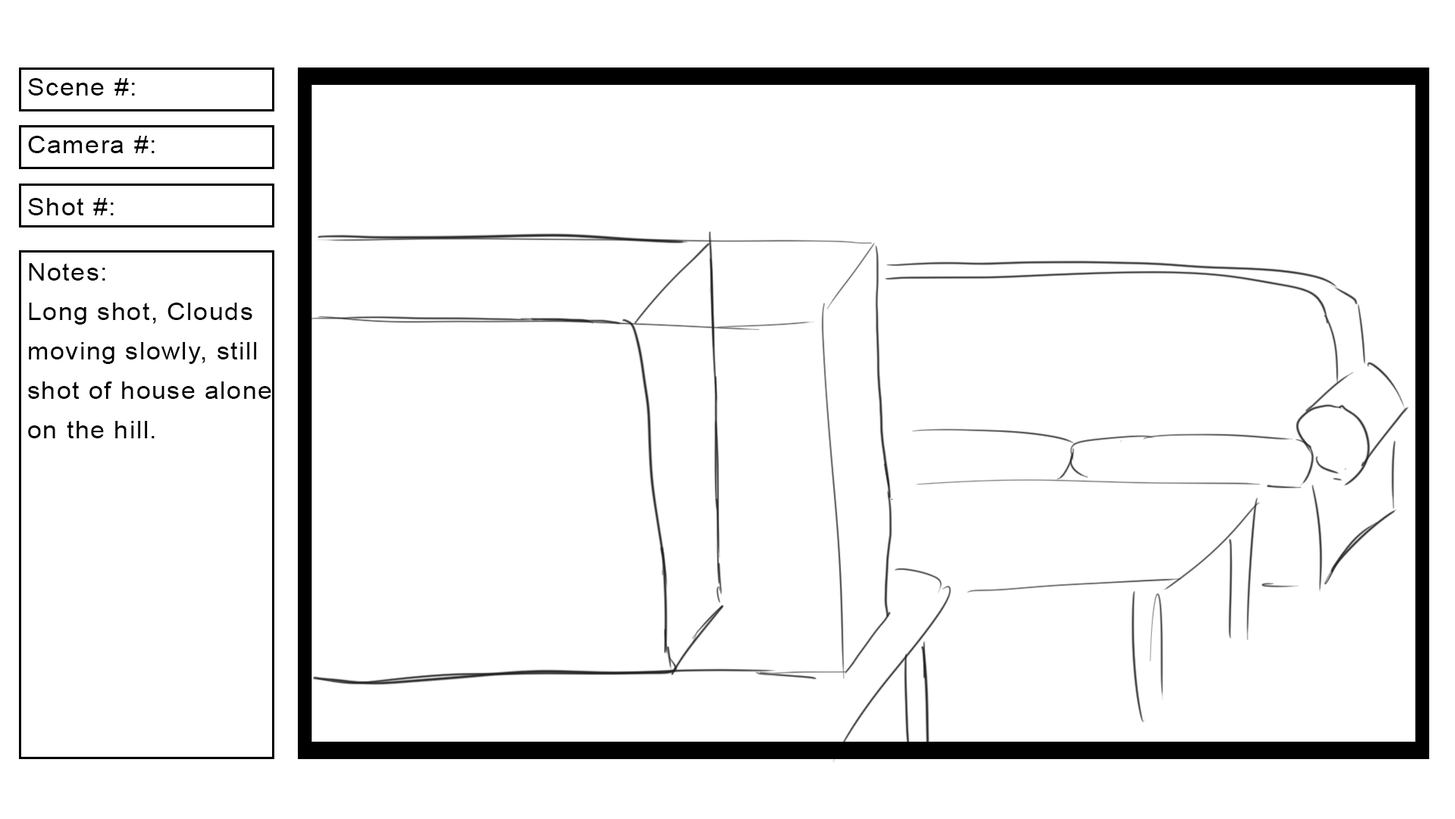
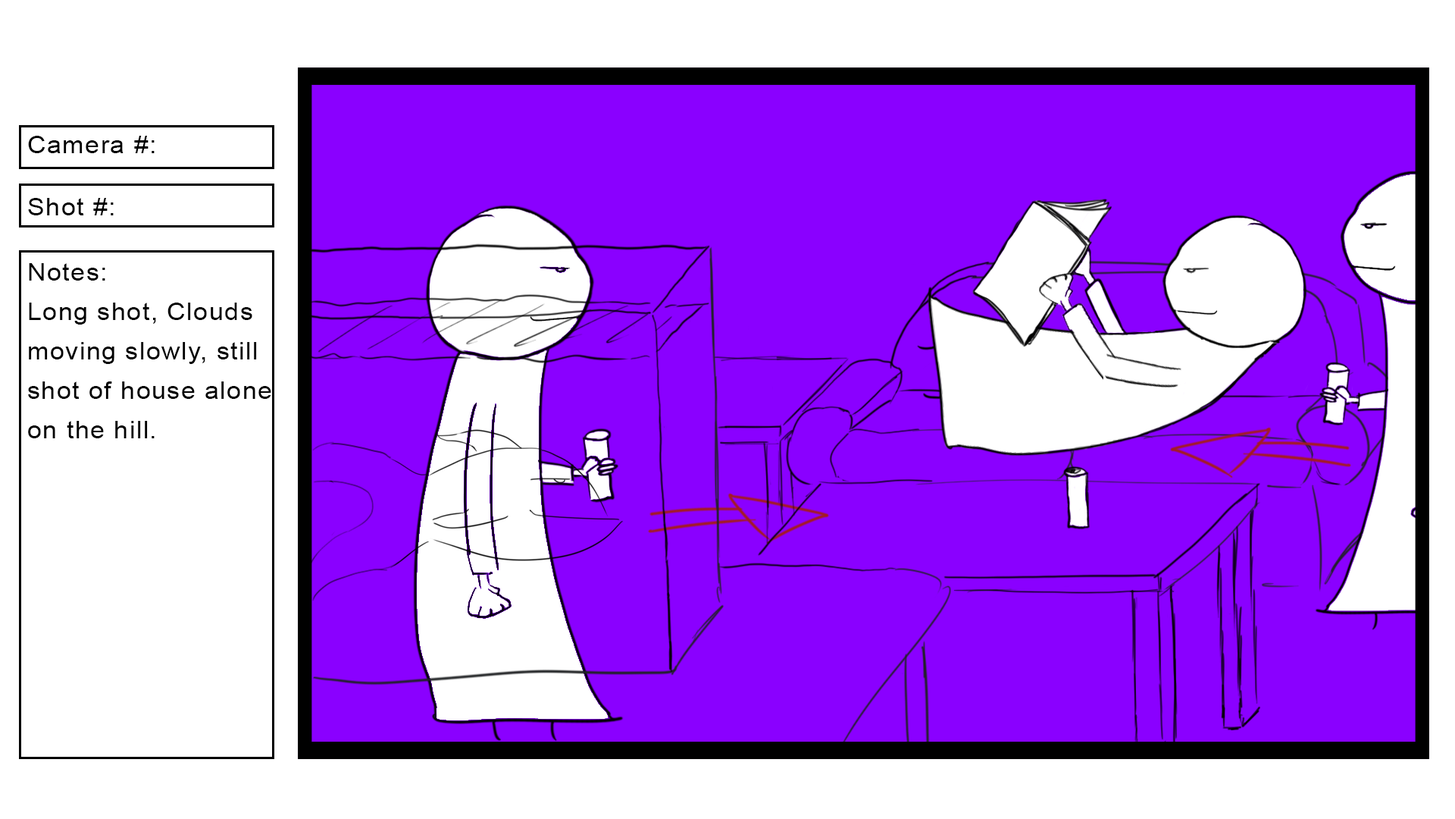
Two versions of the same layered image (1455 x 819). Layer-by-layer changes:
hid group "Scene #" (2 layers) over [18, 67, 275, 112]
moved "Layer 1 copy" above "PUT SCENE HERE", painted on it over [18, 67, 1430, 763]
added layer "Layer 6" in group "PUT SCENE HERE" over [1038, 272, 1115, 363]
added layer "Layer 4" in group "PUT SCENE HERE" over [1161, 214, 1308, 361]
added layer "Layer 5" in group "PUT SCENE HERE" over [972, 197, 1130, 348]
added layer "Layer 3" in group "PUT SCENE HERE" over [917, 198, 1281, 530]
added layer "Layer 7" in group "PUT SCENE HERE" over [927, 198, 1278, 456]
painted on "Layer 2" over [311, 230, 1354, 686]
added layer "5b" in group "PUT SCENE HERE" over [1169, 170, 1430, 630]
painted on "5" over [310, 236, 1352, 743]
showed "2", painted on it over [413, 204, 830, 743]
painted on "Layer 0" over [18, 67, 1430, 763]
